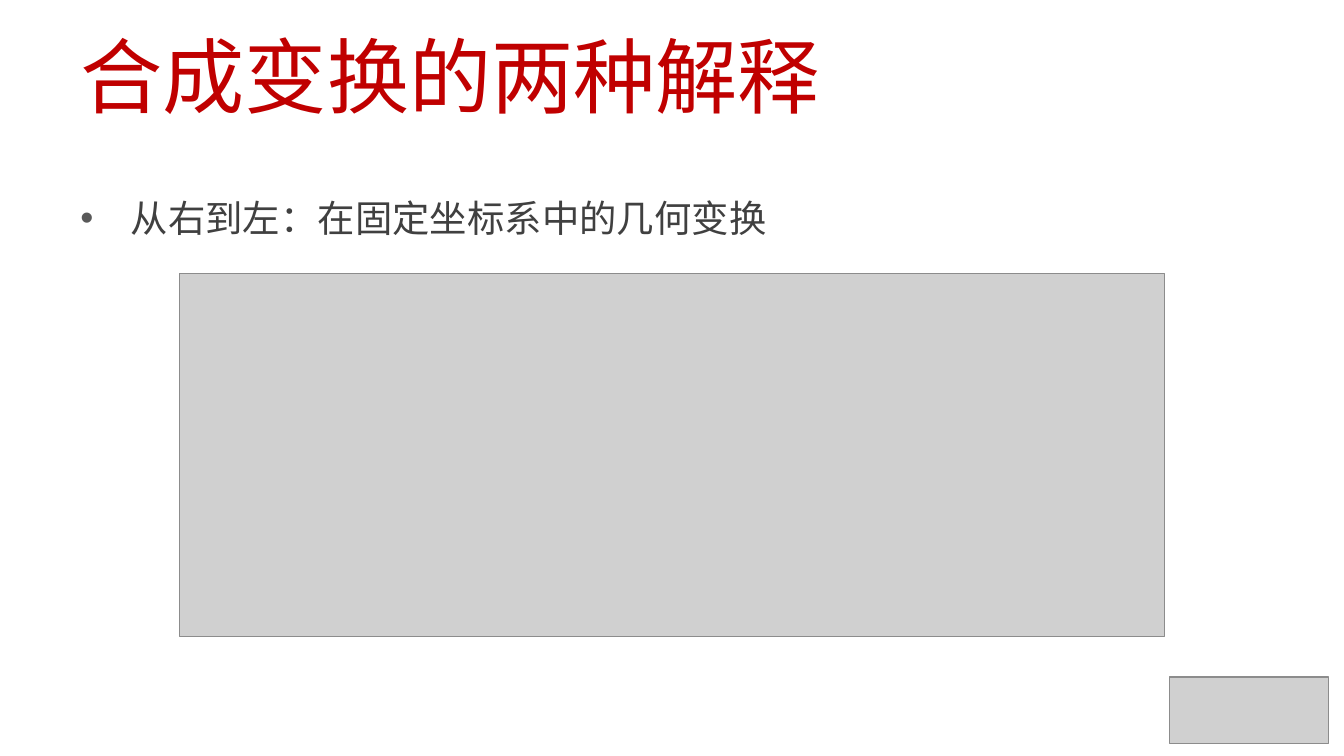
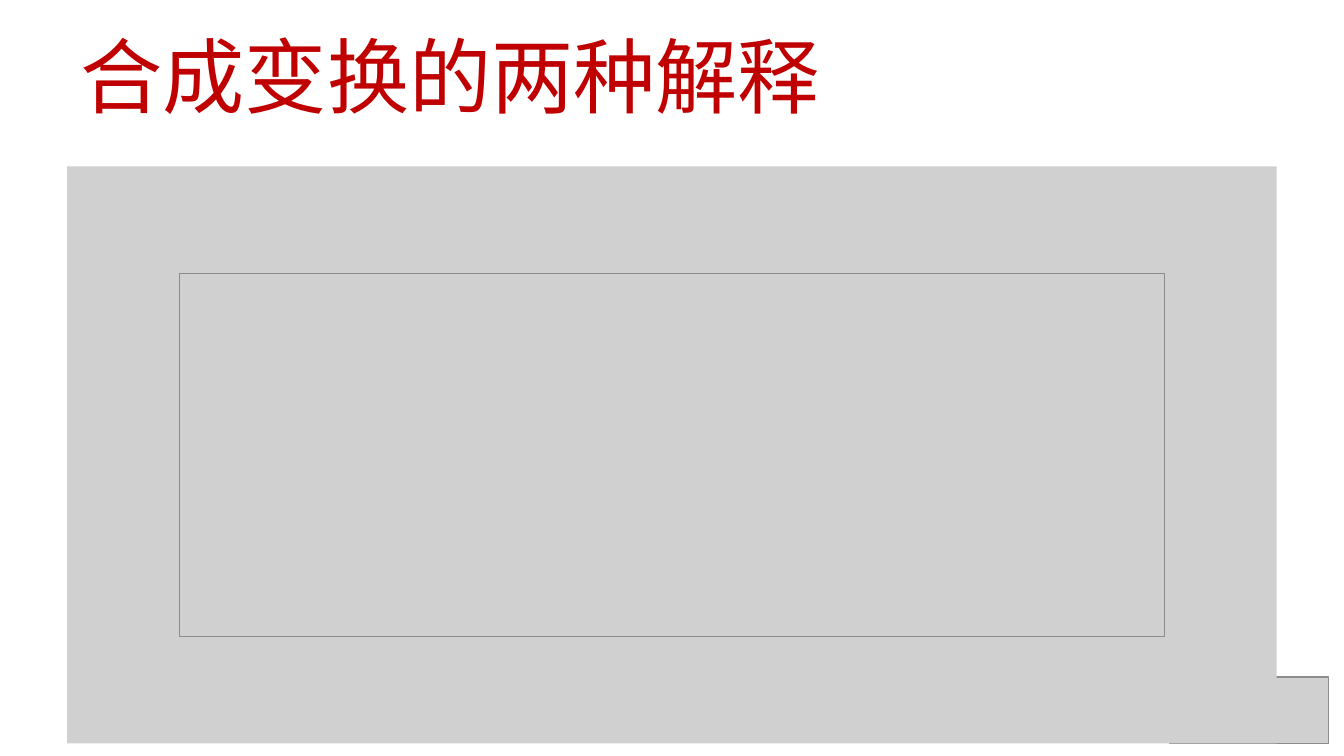
Before and after one commit to 0000duck/ComputerGraphicsBasics, a slide deck: slide 7 of PPT/34_仿射变换6of6.pptx. Drawn at 1344x756 pixels with LibreOffice and Linux fonts; fonts in the diff are those of the drawing; grey boxes stand for pictures. Boxes give left, top, right and bottom in pixels: in the first picture for what was removed or moved away, otherwise in the second. Text is boxed around its words. In the diff, an @@ line names an element or a change of style, - is before the commit and + after.

```diff
--- a/PPT/34_仿射变换6of6.pptx
+++ b/PPT/34_仿射变换6of6.pptx
@@ picture added at (x1=67, y1=167, x2=1277, y2=743) @@
@@ text removed at (x1=131, y1=200, x2=767, y2=235) @@
-• 从右到左：在固定坐标系中的几何变换
```
Also in this commit, not shown: 1 other slide changed, 5 other files.
